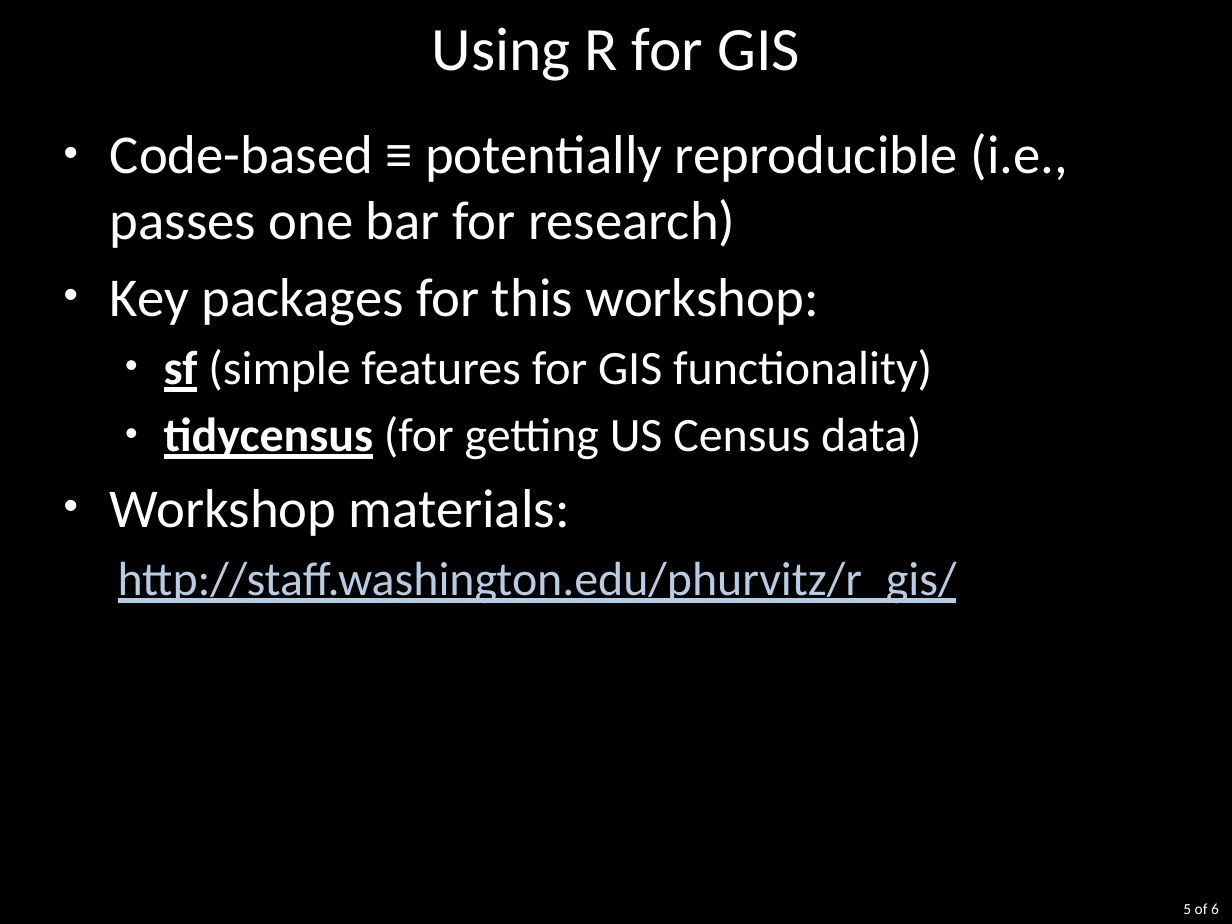
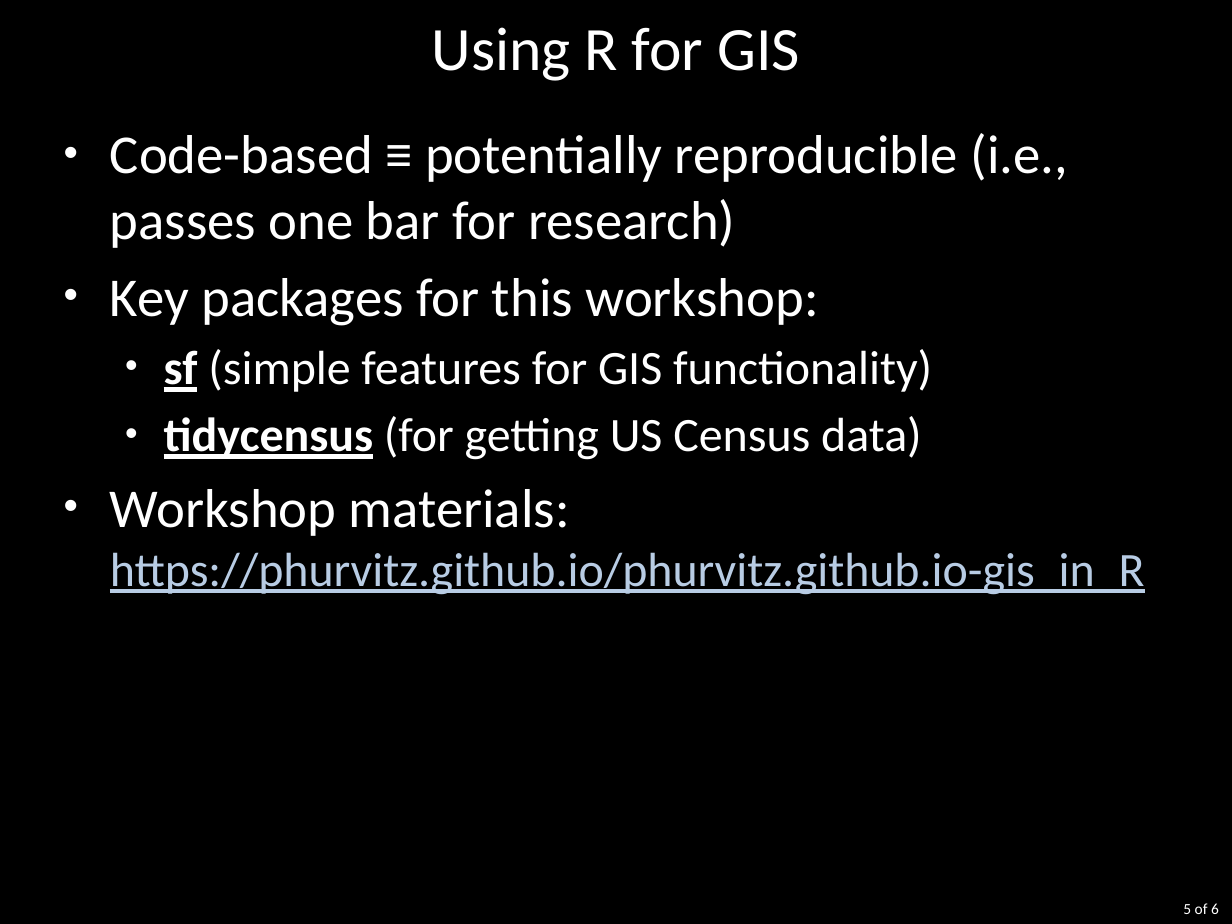
Before and after one commit to phurvitz/phurvitz.github.io-gis_in_R, a slide deck: slide 5 of docs/images/reproducible_gis_csde_20220204.pptm. Drawn at 1232x924 pixels with LibreOffice and Linux fonts; fonts in the diff are those of the drawing; background and template pictures are left out. Boxes give left, top, right and bottom in pixels: in the first picture for what was removed or moved away, otherwise in the second. Text is boxed around its words. In the diff, an @@ line names an element or a change of style, - is before the commit and + after.

```diff
--- a/docs/images/reproducible_gis_csde_20220204.pptm
+++ b/docs/images/reproducible_gis_csde_20220204.pptm
@@ text at <box>110,489,1145,595</box>: text changed @@
-• Workshop materials:
-  http://staff.washington.edu/phurvitz/r_gis/
+• Workshop materials:
+  https://phurvitz.github.io/phurvitz.github.io-gis_in_R
```
Also in this commit, not shown: 26 other files.
